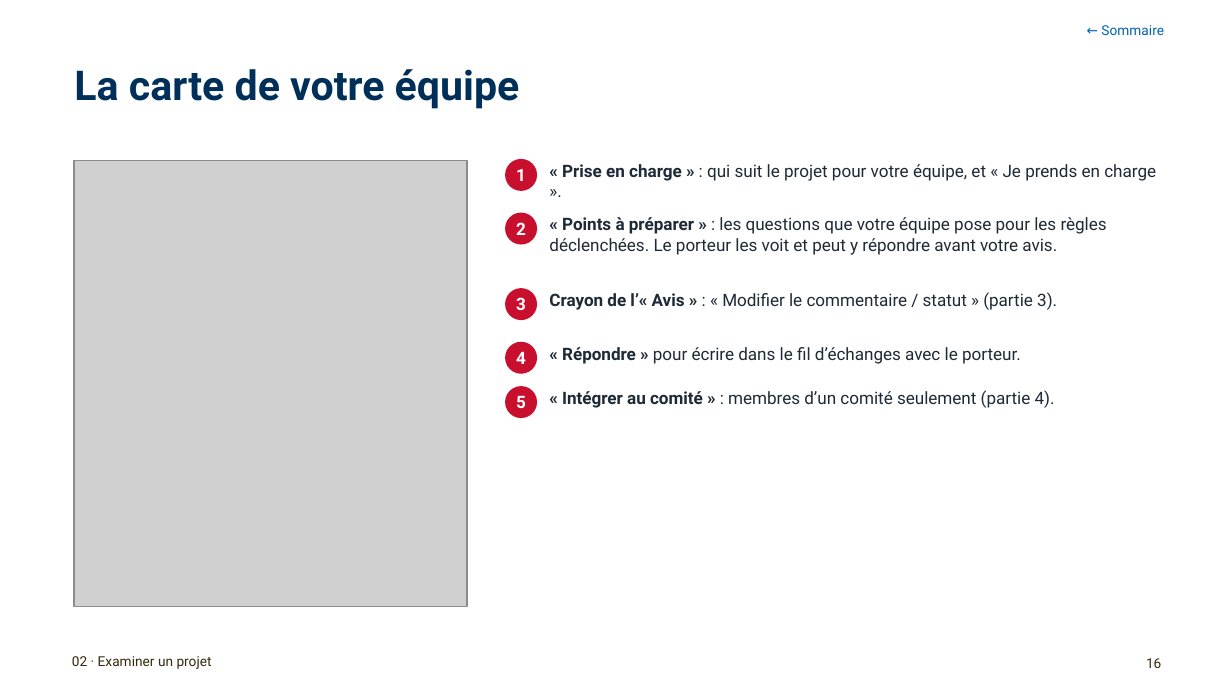
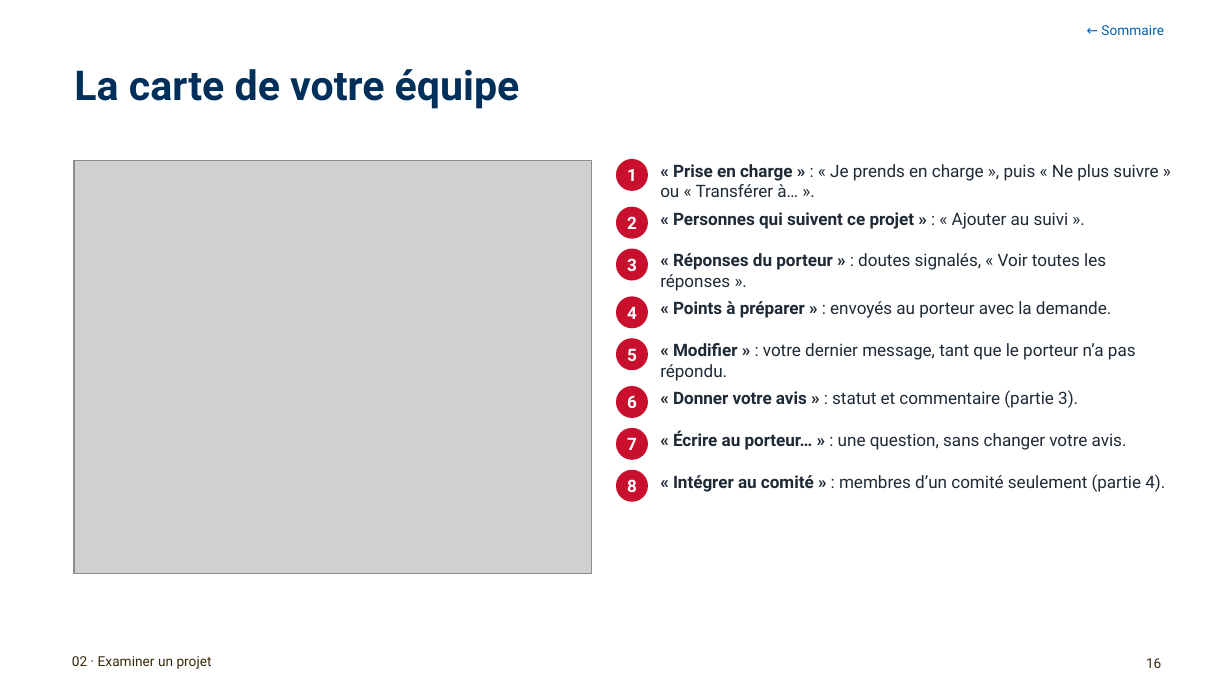
Before and after one commit to antoinelmariel-ux/ProjectNavigator, a slide deck: slide 16 of docs/Project Navigator_ Manuel SME.pptx. Drawn at 1232x693 pixels with LibreOffice and Linux fonts; fonts in the diff are those of the drawing; grey boxes stand for pictures; background and template pictures are left out. Boxes give left, top, right and bottom in pixels: in the first picture for what was removed or moved away, otherwise in the second. Text is boxed around its words. In the diff, an @@ line names an element or a change of style, - is before the commit and + after.

```diff
--- a/docs/Project Navigator_ Manuel SME.pptx
+++ b/docs/Project Navigator_ Manuel SME.pptx
@@ picture: place and size @@
-picture at <box>74,160,467,607</box>
+picture at <box>74,160,591,573</box>
@@ ellipse "1": place and size @@
-ellipse "1" at <box>505,159,537,191</box>
+ellipse "1" at <box>616,159,648,191</box>
@@ text at <box>660,164,1158,197</box>: text changed @@
-« Prise en charge » : qui suit le projet pour votre équipe, et « Je prends en charge ».
+« Prise en charge » : « Je prends en charge », puis « Ne plus suivre » ou « Transférer à… ».
@@ ellipse "2": place and size @@
-ellipse "2" at <box>505,213,537,245</box>
+ellipse "2" at <box>616,207,648,239</box>
@@ text removed at <box>549,217,1107,255</box> @@
-« Points à préparer » : les questions que votre équipe pose pour les règles déclenchées. Le porteur les voit et peut y répondre avant votre avis.
@@ text added at <box>673,212,1069,229</box>, 10 pt, text #1F2A37, bold @@
+« Personnes qui suivent ce projet » : « Ajouter au suivi ».
@@ ellipse "3": place and size @@
-ellipse "3" at <box>505,288,537,320</box>
+ellipse "3" at <box>616,249,648,281</box>
@@ text added at <box>660,253,1106,291</box>, 10 pt, text #1F2A37 @@
+« Réponses du porteur » : doutes signalés, « Voir toutes les réponses ».
@@ text removed at <box>549,292,1057,310</box> @@
-Crayon de l’« Avis » : « Modifier le commentaire / statut » (partie 3).
@@ ellipse "4": place and size @@
-ellipse "4" at <box>505,341,537,373</box>
+ellipse "4" at <box>616,297,648,329</box>
@@ text added at <box>673,301,1111,318</box>, 10 pt, text #1F2A37 @@
+« Points à préparer » : envoyés au porteur avec la demande.
@@ text removed at <box>562,347,1021,364</box> @@
-« Répondre » pour écrire dans le fil d’échanges avec le porteur.
@@ ellipse "5": place and size @@
-ellipse "5" at <box>505,386,537,418</box>
+ellipse "5" at <box>616,339,648,371</box>
@@ text added at <box>660,343,1136,381</box>, 10 pt, text #1F2A37 @@
+« Modifier » : votre dernier message, tant que le porteur n’a pas répondu.
@@ ellipse added at <box>616,386,648,418</box>, fill #C8102E, 10 pt, text #FFFFFF, bold @@
+6
@@ text added at <box>673,390,1078,408</box>, 10 pt, text #1F2A37 @@
+« Donner votre avis » : statut et commentaire (partie 3).
@@ ellipse added at <box>616,428,648,460</box>, fill #C8102E, 10 pt, text #FFFFFF, bold @@
+7
@@ text added at <box>673,430,1127,450</box>, 10 pt, text #1F2A37 @@
+« Écrire au porteur… » : une question, sans changer votre avis.
@@ ellipse added at <box>616,469,648,501</box>, fill #C8102E, 10 pt, text #FFFFFF, bold @@
+8
@@ text "« Intégrer au comité » ...": place and size @@
-text "« Intégrer au comité » ..." at <box>562,390,1055,408</box>
+text "« Intégrer au comité » ..." at <box>673,474,1165,492</box>
```
Also in this commit, not shown: 21 other slides changed, 1 other file.
